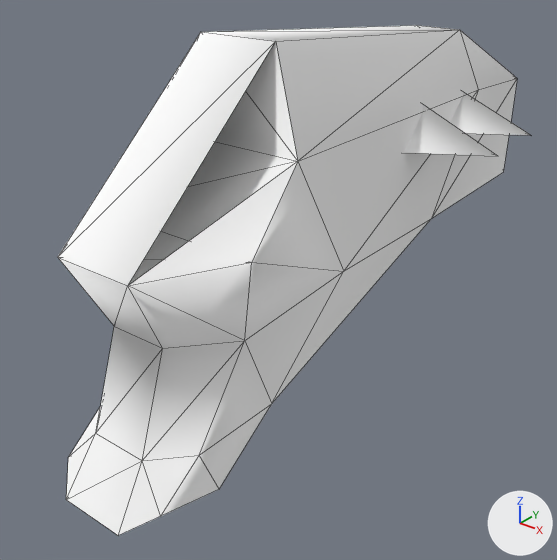
The OBJ model Assets/Art/Nova1492/GXConverted/Models/UnitParts/Bodies/datan_common_body10_skdr_94005581.obj, before and after one commit.
Camera for both pictures: a 50 mm camera at (0.615, -1.004, 0.618) aimed at (-0.043, -0.182, 0.108). Every picture has the same lights, and +X, +Y and +Z are marked at lower right. The first picture is the older version. Mesh edges are drawn as thin lines. Where no turn or scale is listed for an object, it has been applied to the vertices. Vertices at exactly the same position are counted once.

Script lines for the objects in view, before the commit:
```python
me_datan_common_body10_skdr_94005581 = bpy.data.meshes.new('datan_common_body10_skdr_94005581')
me_datan_common_body10_skdr_94005581.from_pydata(...)  # 52 vertices, 72 faces; spans x -0.198..0.198, y -0.592..0.44, z -0.038..0.482
me_datan_common_body10_skdr_94005581.materials.append(mat_datan_common_body10_skdr_94005581)  # its picture is missing
# before: 10 (0.057, -0.312, 0.482) at pixel (275, 41), 12 (0.11, -0.338, 0.361) at pixel (297, 161), 26 (0.057, -0.551, 0.271) at pixel (127, 285)
ob_datan_common_body10_skdr_94005581 = bpy.data.objects.new('datan_common_body10_skdr_94005581', me_datan_common_body10_skdr_94005581)
ob_datan_common_body10_skdr_94005581.location = (0.0, 0.0, 0.0)
```
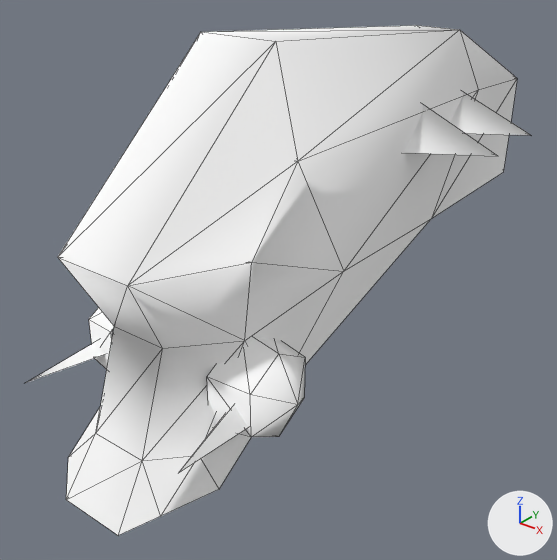
What differs and where, as boxes [x1, y1, x2, y2] in the pictures (557 x 560 px):
'datan_common_body10_skdr_94005581_mesh02', added
    after: [179, 337, 305, 472]
'datan_common_body10_skdr_94005581_mesh01', added
    after: [26, 307, 114, 383]
part 1 of me_datan_common_body10_skdr_94005581, added
    after: [129, 42, 298, 285]

The edits, one by one:
me_datan_common_body10_skdr_94005581 is used by ob_datan_common_body10_skdr_94005581; location (0.0, 0.0, 0.0).
Verts and faces of me_datan_common_body10_skdr_94005581; kept vertices keep their numbers, new ones are numbered from 52.
me_datan_common_body10_skdr_94005581 had 52 vertices, 72 faces and spanned x -0.198..0.198, y -0.592..0.44, z -0.038..0.482.
me_datan_common_body10_skdr_94005581 now has 52 vertices, 73 faces and spans x -0.198..0.198, y -0.592..0.44, z -0.038..0.482.
Part 1, on me_datan_common_body10_skdr_94005581:
New faces: (10, 26, 12).
Mesh me_datan_common_body10_skdr_94005581_mesh02 is new.
It has 17 vertices, 21 faces and spans x 0.083..0.168, y -0.571..-0.349, z 0.027..0.168.
It uses material mat_datan_common_body10_skdr_94005581 (its picture is missing).
Mesh me_datan_common_body10_skdr_94005581_mesh01 is new.
It has 17 vertices, 21 faces and spans x -0.168..-0.083, y -0.571..-0.349, z 0.027..0.168.
It uses material mat_datan_common_body10_skdr_94005581 (its picture is missing).
Object 'datan_common_body10_skdr_94005581_mesh02' (ob_datan_common_body10_skdr_94005581_mesh02) is new; it shows me_datan_common_body10_skdr_94005581_mesh02.
Its location is (0.0, 0.0, 0.0).
Object 'datan_common_body10_skdr_94005581_mesh01' (ob_datan_common_body10_skdr_94005581_mesh01) is new; it shows me_datan_common_body10_skdr_94005581_mesh01.
Its location is (0.0, 0.0, 0.0).
